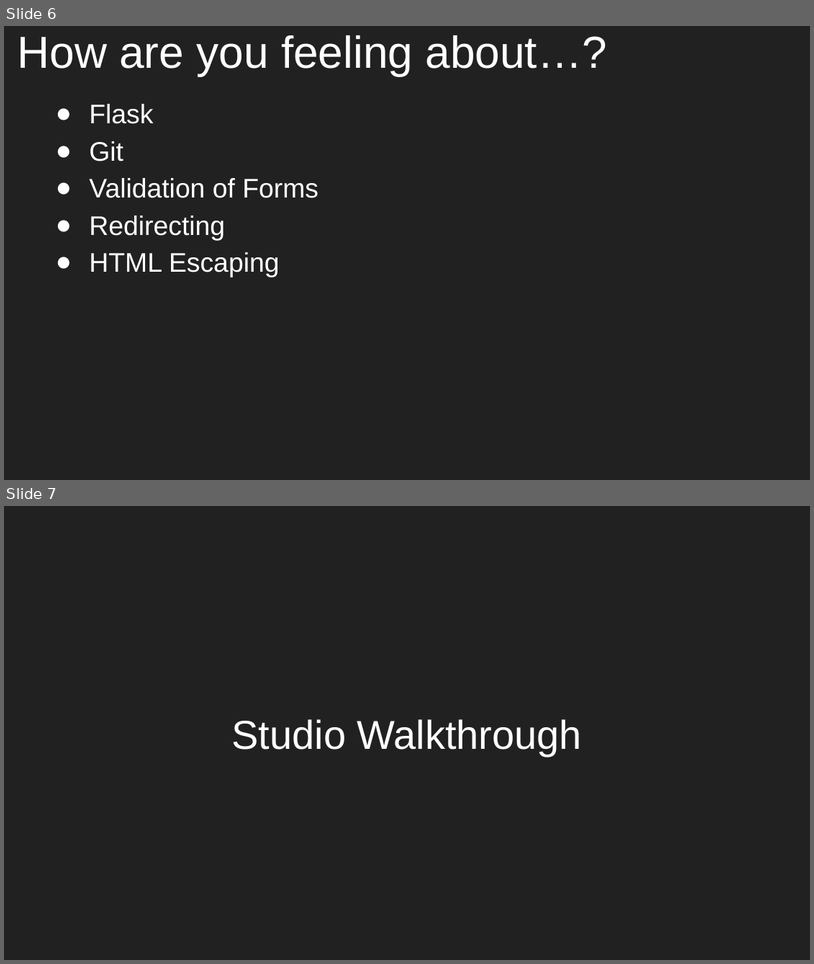
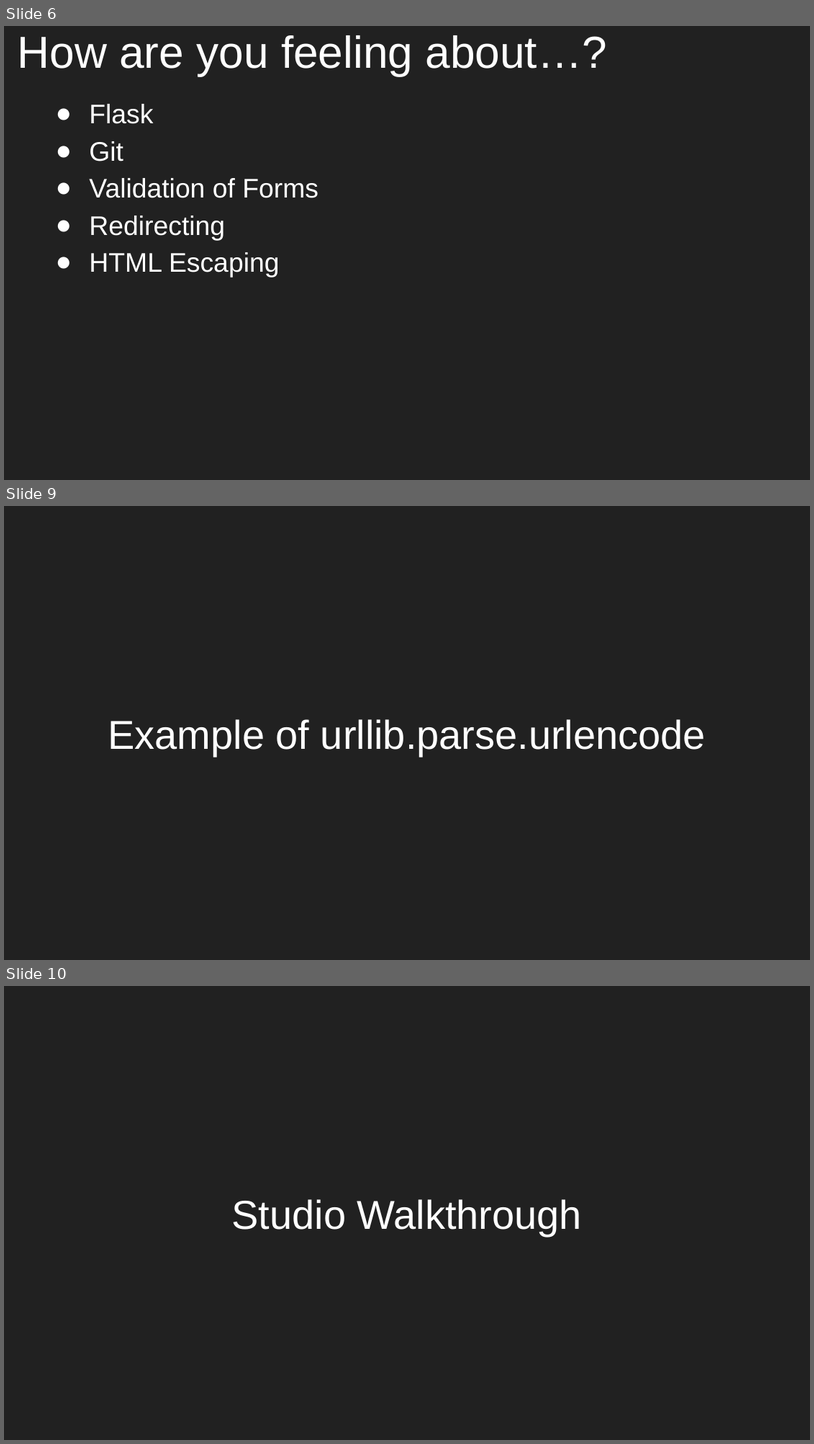
Before and after one commit to aleesham/lc101-unit2, a slide deck: slides/Unit 2 - LC 101 - Class 5.pptx. Shown one above the other, each under a label of ours: slides 6 and 7 before the commit, slides 6, 9 and 10 after it; the slides between them are not shown. The pictures are 814x964 and 814x1444 pixels, drawn with LibreOffice and Linux fonts; fonts in the diff are those of the drawing. Boxes give left, top, right and bottom in pixels: in the first picture for what was removed or moved away, otherwise in the second. Text is boxed around its words. In the diff, an @@ line names an element or a change of style, - is before the commit and + after.

```diff
--- a/slides/Unit 2 - LC 101 - Class 5.pptx
+++ b/slides/Unit 2 - LC 101 - Class 5.pptx
@@ slide 9 added at [4, 506, 810, 960], background #212121 @@
@@ title added at [108, 719, 706, 756], 36 pt, text #FFFFFF @@
+Example of urllib.parse.urlencode
@@ what was slide 7 is now slide 10 @@
```
Also in this commit, not shown: 2 other slides added.
